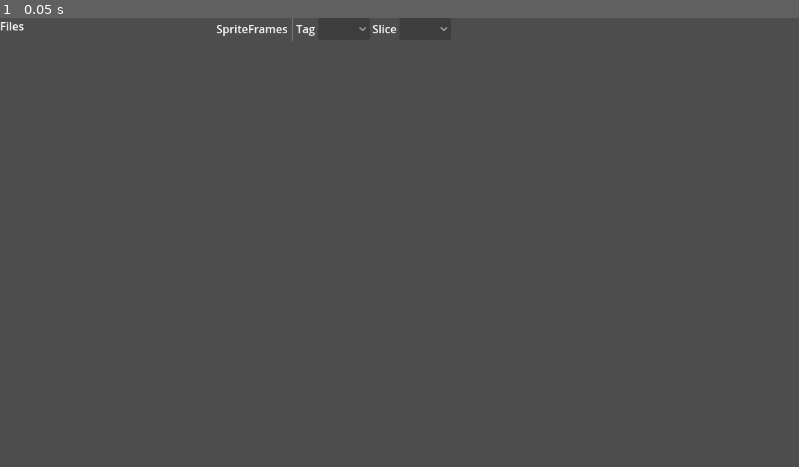
Above: before the commit, frame 1.
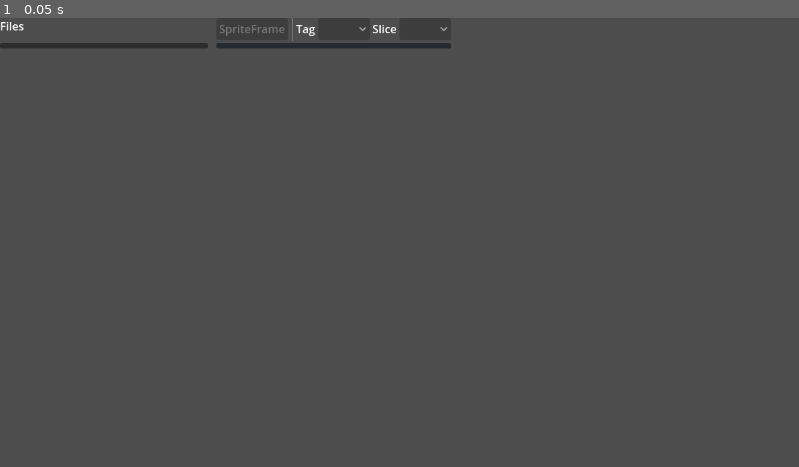
Above: after the commit, the same moment.

Repository: kcaze/aseprite-plugin
Game: Godot game, scene res://AsepriteBottomPanel.tscn
Same seed, same stepped clock (60 frames per second), same inputs: the game is played once before the commit and once after it. The project has no main scene, so this scene is started directly.
Inputs:
- Up to frame 1 (0.05 s): no input

The runs differ from the first frame. In frame 1, 0.7% of the frame differs, in the area x 0-57%, y 1-7%.
Error before the commit: Invalid call. Nonexistent function 'get_editor_theme' in base 'EditorInterface'. (res://aseprite_bottom_panel.gd:22)
Error after the commit: Invalid call. Nonexistent function 'get_editor_theme' in base 'EditorInterface'. (res://aseprite_bottom_panel.gd:32)

Commit message:
Implemented new SpriteFrame loading.

Diff:
--- a/AsepriteBottomPanel.tscn
+++ b/AsepriteBottomPanel.tscn
@@ -1,6 +1,19 @@
-[gd_scene load_steps=2 format=3 uid="uid://bfmc7ys76un7l"]
+[gd_scene load_steps=3 format=3 uid="uid://bfmc7ys76un7l"]
 
 [ext_resource type="Script" path="res://aseprite_bottom_panel.gd" id="1_6j0em"]
+
+[sub_resource type="StyleBoxFlat" id="StyleBoxFlat_3d18w"]
+content_margin_left = 6.0
+content_margin_top = 4.0
+content_margin_right = 6.0
+content_margin_bottom = 4.0
+bg_color = Color(0.147, 0.168, 0.203, 1)
+corner_radius_top_left = 3
+corner_radius_top_right = 3
+corner_radius_bottom_right = 3
+corner_radius_bottom_left = 3
+corner_detail = 3
+anti_aliasing = false
 
 [node name="AsepriteBottomPanel" type="HSplitContainer"]
 offset_right = 172.0
@@ -27,9 +40,18 @@
 [node name="Header" type="HBoxContainer" parent="Animations"]
 layout_mode = 2
 
-[node name="Label" type="Label" parent="Animations/Header"]
+[node name="SpriteFrame" type="HBoxContainer" parent="Animations/Header"]
 layout_mode = 2
-text = "SpriteFrames"
+
+[node name="Select" type="MenuButton" parent="Animations/Header/SpriteFrame"]
+layout_mode = 2
+disabled = true
+text = "SpriteFrame"
+flat = false
+item_count = 2
+popup/item_0/text = "New..."
+popup/item_1/text = "Load..."
+popup/item_1/id = 1
 
 [node name="VSeparator" type="VSeparator" parent="Animations/Header"]
 layout_mode = 2
@@ -76,6 +98,7 @@
 [node name="Frames" type="PanelContainer" parent="Animations"]
 layout_mode = 2
 size_flags_vertical = 3
+theme_override_styles/panel = SubResource("StyleBoxFlat_3d18w")
 
 [node name="Container" type="HFlowContainer" parent="Animations/Frames"]
 layout_mode = 2
--- a/aseprite_bottom_panel.gd
+++ b/aseprite_bottom_panel.gd
@@ -11,20 +11,36 @@
 var selected_json : String = ""
 var selected_slice : String = ""
 var selected_tag : String = ""
+var selected_spriteFrames : String = ""
 var frames : Array[AtlasTexture] = []
+var spriteFrameSelectDialog : EditorFileDialog = EditorFileDialog.new()
+var plugin : EditorPlugin
+
 @onready var filelist : ItemList = $Files/List
+@onready var spriteFrameSelect : MenuButton = $Animations/Header/SpriteFrame/Select
+@onready var spriteFrameSelectMenu : PopupMenu = $Animations/Header/SpriteFrame/Select.get_popup()
 @onready var tagSelect : OptionButton = $Animations/Header/Filters/Tag/Select
 @onready var sliceSelect : OptionButton = $Animations/Header/Filters/Slice/Select
 @onready var frameContainer : Container = $Animations/Frames/Container
 
-# Called when the node enters the scene tree for the first time.
 func _ready() -> void:
+	spriteFrameSelectMenu.index_pressed.connect(self.on_spriteframeSelectMenu_pressed)
+	initializeTheme()
+	initializeSpriteFrameSelectDialog()
+
+func initializeTheme():
 	var theme = EditorInterface.get_editor_theme()
 	$Animations/Frames.add_theme_stylebox_override("panel", theme.get_stylebox("panel", "Panel"))
+	spriteFrameSelect.add_theme_stylebox_override("normal", theme.get_stylebox("panel", "Panel"))
+	spriteFrameSelectMenu.set_item_icon(0, theme.get_icon("New", "EditorIcons"))
+	spriteFrameSelectMenu.set_item_icon(1, theme.get_icon("Load", "EditorIcons"))
 
-# Called every frame. 'delta' is the elapsed time since the previous frame.
-func _process(delta: float) -> void:
-	pass
+func initializeSpriteFrameSelectDialog():
+	var dialog = spriteFrameSelectDialog
+	dialog.title = "Select SpriteFrames file"
+	dialog.add_filter("*.tres, *.res", "SpriteFrames Resources")
+	dialog.file_selected.connect(self.on_spriteFrameSelectDialog_selected)
+	add_child(spriteFrameSelectDialog)
 
 func refresh():
 	filelist.clear()
@@ -54,6 +70,11 @@
 	tagSelect.add_item(NONE)
 	for tag in tags:
 		tagSelect.add_item(tag)
+
+	var path = asejsons[selected_json]["path"]
+	path = path.split(".")[0] + ".tres"
+	spriteFrameSelectDialog.current_path = path
+	spriteFrameSelect.disabled = false
 
 	refresh_frames()
 
@@ -142,3 +163,23 @@
 		marginContainer.add_child(textureRect)
 
 		frameContainer.add_child(marginContainer)
+
+func on_spriteframeSelectMenu_pressed(index: int) -> void:
+	if index == 0:
+		spriteFrameSelectDialog.file_mode = EditorFileDialog.FILE_MODE_SAVE_FILE
+	else:
+		spriteFrameSelectDialog.file_mode = EditorFileDialog.FILE_MODE_OPEN_FILE
+	spriteFrameSelectDialog.popup_file_dialog()
+
+func on_spriteFrameSelectDialog_selected(path: String) -> void:
+	selected_spriteFrames = path
+	if spriteFrameSelectDialog.file_mode == EditorFileDialog.FILE_MODE_SAVE_FILE:
+		var spriteFrames = SpriteFrames.new()
+		ResourceSaver.save(spriteFrames, path)
+
+		# NOTE: The following 3 lines are crucial in ensuring that the SpriteFrames
+		# resource is updated correctly in the SpriteFrames Editor Bottom Panel when
+		# an existing sprite frame is chosen.
+		spriteFrames.take_over_path(path)
+		EditorInterface.edit_resource(spriteFrames)
+		plugin.make_bottom_panel_item_visible(self)
--- /dev/null
+++ b/new_card.tres
@@ -0,0 +1,3 @@
+[gd_resource type="SpriteFrames" format=3 uid="uid://81kiiqmca8oh"]
+
+[resource]
Not shown, changed: addons/aseprite/aseprite.gd
